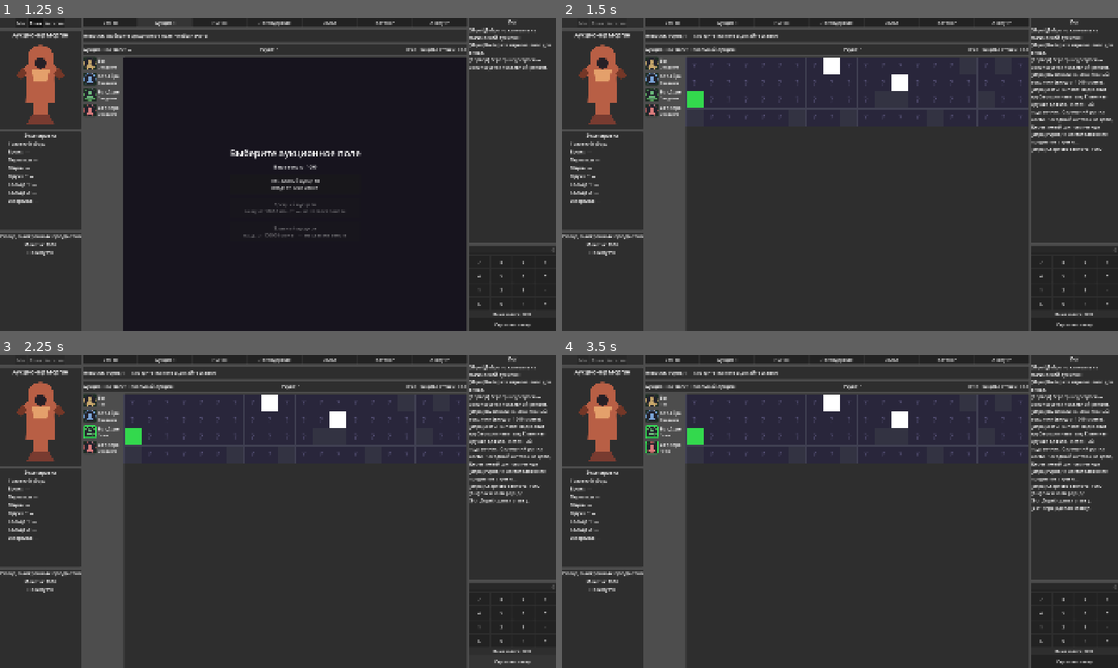
Above: before the commit, frames 1-4 (two rows, left to right).
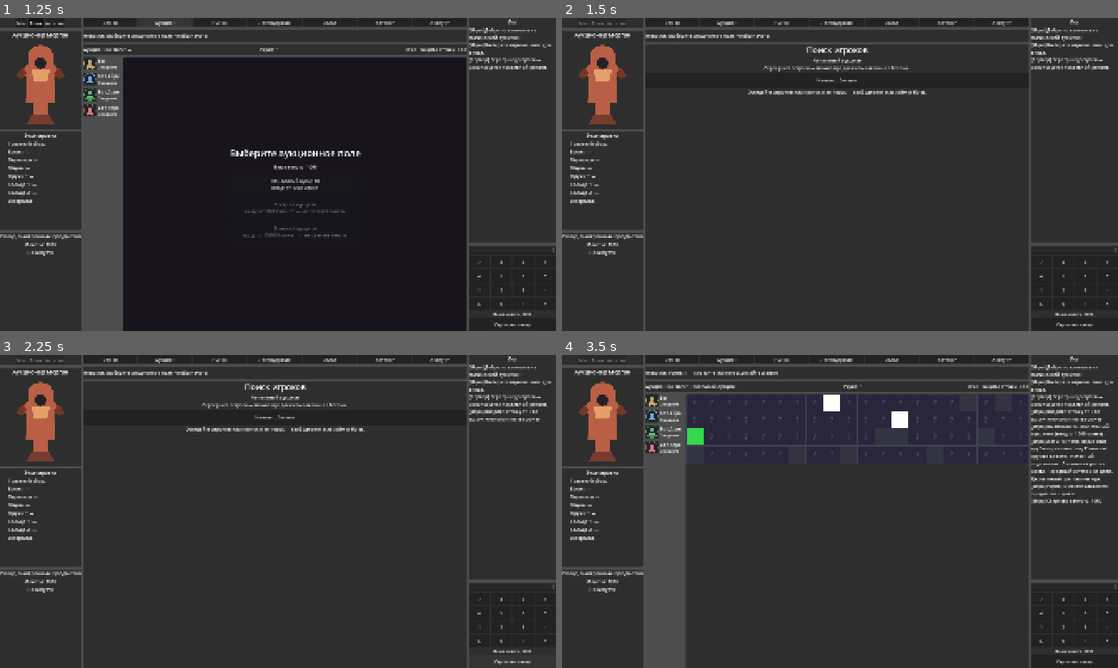
Above: after the commit, the same moments.

Repository: nogizitevoy164-beep/auction
Game: Godot game, scene res://scenes/main_ui.tscn
Same seed, same stepped clock (60 frames per second), same inputs: the game is played once before the commit and once after it.
Inputs (mouse positions are in pixels of both pictures, inside the frame that each line leads up to):
- Up to frame 1 (1.25 s): click "Аукцион" at 0.5 s
- Up to frame 2 (1.5 s): click "Начальный аукцион вход: от 10…" at 1.25 s
- Up to frame 3 (2.25 s): click "Сделать ставку" at 2 s
- Up to frame 4 (3.5 s): click (834, 417) at 2.75 s, where only the run after the commit has a clickable "Начать с ботами"

Frame 1 is identical in both runs. In frame 2, 13% of the frame differs, in the area x 15-100%, y 4-100%; in frame 3, 13%; in frame 4, 1.6%.

Commit message:
Add matchmaking queue and zero bids

Diff:
--- a/scripts/bots_controller.gd
+++ b/scripts/bots_controller.gd
@@ -34,7 +34,7 @@
 
 
 ## Ставка бота в текущем раунде.
-## Возвращает сумму ставки (0 — пас), всегда в пределах gold.
+## Возвращает сумму ставки (0 допустимо), всегда в пределах gold.
 static func bot_bid(estimate: int, round: int, gold: int,
 		aggression: float, rng: RandomNumberGenerator) -> int:
 	if estimate <= 0 or gold <= 0:
--- a/scripts/main_ui.gd
+++ b/scripts/main_ui.gd
@@ -115,6 +115,10 @@
 var _server_client: Node
 var _server_connected: bool = false
 var _server_player_id: int = 0
+var _matchmaking_timer: Timer
+var _matchmaking_tier: int = -1
+var _matchmaking_status_label: Label
+var _matchmaking_active: bool = false
 
 # ==================== ИГРОКИ И БОТЫ ====================
 ## Имена ботов (текущий игрок — «Вы», всегда верхняя иконка).
@@ -140,6 +144,11 @@
 	_setup_calc()
 	_server_client = ServerClientS.new()
 	add_child(_server_client)
+	_matchmaking_timer = Timer.new()
+	_matchmaking_timer.wait_time = 2.0
+	_matchmaking_timer.one_shot = false
+	_matchmaking_timer.timeout.connect(_poll_matchmaking)
+	add_child(_matchmaking_timer)
 	call_deferred("_sync_with_server")
 
 
@@ -1162,12 +1171,100 @@
 	main_hbox.visible = true
 	game_field.visible = true
 	game_field_panel.visible = true
+	_matchmaking_tier = tier
+	_matchmaking_active = true
+	_show_matchmaking_view(info)
+
+
+func _show_matchmaking_view(info: Dictionary) -> void:
+	_round_timer.stop()
+	round_info_panel.visible = false
+	field_hbox.visible = false
+	_central_view_host.visible = true
+	var box := _replace_central_box()
+	var title := Label.new()
+	title.text = "Поиск игроков"
+	title.horizontal_alignment = HORIZONTAL_ALIGNMENT_CENTER
+	title.add_theme_font_size_override("font_size", 28)
+	box.add_child(title)
+	var field_label := Label.new()
+	field_label.text = String(info.get("title", "Аукцион"))
+	field_label.horizontal_alignment = HORIZONTAL_ALIGNMENT_CENTER
+	box.add_child(field_label)
+	_matchmaking_status_label = Label.new()
+	_matchmaking_status_label.text = "Подключение к очереди игроков..."
+	_matchmaking_status_label.horizontal_alignment = HORIZONTAL_ALIGNMENT_CENTER
+	_matchmaking_status_label.autowrap_mode = TextServer.AUTOWRAP_WORD_SMART
+	box.add_child(_matchmaking_status_label)
+	var skip := Button.new()
+	skip.text = "Начать с ботами"
+	skip.custom_minimum_size = Vector2(300, 52)
+	skip.pressed.connect(_skip_matchmaking)
+	box.add_child(skip)
+	var hint := Label.new()
+	hint.text = "Ожидайте игроков или пропустите поиск — свободные места займут боты."
+	hint.horizontal_alignment = HORIZONTAL_ALIGNMENT_CENTER
+	hint.autowrap_mode = TextServer.AUTOWRAP_WORD_SMART
+	box.add_child(hint)
+	if _server_connected:
+		var result: Dictionary = await _server_client.join_matchmaking(_matchmaking_tier)
+		if not _matchmaking_active:
+			return
+		if result.get("ok", false):
+			_update_matchmaking_status(result.get("data", {}))
+			if String(result.get("data", {}).get("status", "")) == "started":
+				_start_auction_after_matchmaking()
+				return
+		else:
+			_matchmaking_status_label.text = "Не удалось войти в очередь. Можно начать с ботами."
+		_matchmaking_timer.start()
+	else:
+		_matchmaking_status_label.text = "Сервер недоступен — можно продолжить локально с ботами."
+
+
+func _update_matchmaking_status(data: Dictionary) -> void:
+	if _matchmaking_status_label == null:
+		return
+	var waiting := int(data.get("waitingPlayers", data.get("humanPlayers", 1)))
+	var capacity := int(data.get("capacity", 4))
+	_matchmaking_status_label.text = "Готовы к игре: %d из %d\nДругие игроки могут присоединиться к этому полю." % [waiting, capacity]
+
+
+func _poll_matchmaking() -> void:
+	if not _matchmaking_active or not _server_connected:
+		return
+	var result: Dictionary = await _server_client.get_matchmaking_status(_matchmaking_tier)
+	if not _matchmaking_active or not result.get("ok", false):
+		return
+	var data: Dictionary = result.get("data", {})
+	_update_matchmaking_status(data)
+	if bool(data.get("ready", false)) or String(data.get("status", "")) == "started":
+		_start_auction_after_matchmaking()
+
+
+func _skip_matchmaking() -> void:
+	if not _matchmaking_active:
+		return
+	if _server_connected:
+		var result: Dictionary = await _server_client.skip_matchmaking(_matchmaking_tier)
+		if result.get("ok", false):
+			var data: Dictionary = result.get("data", {})
+			add_log("[Игра] Поиск пропущен: игроков %d, ботов %d." % [int(data.get("humanPlayers", 1)), int(data.get("bots", 3))])
+		else:
+			add_log("[Игра] Поиск пропущен, свободные места займут боты.")
+	_start_auction_after_matchmaking()
+
+
+func _start_auction_after_matchmaking() -> void:
+	if not _matchmaking_active:
+		return
+	_matchmaking_active = false
+	_matchmaking_timer.stop()
+	var info: Dictionary = GameData.FIELD_TIERS[_matchmaking_tier]
 	_show_central_view("auction")
-	# Боты тоже вошли на это поле — их золото не ниже порога входа.
-	for i: int in range(1, players.size()):
-		players[i].gold = maxi(players[i].gold, min_gold)
+	_round_timer.stop()
 	auction_field_name = String(info["title"])
-	add_log("[Игра] Вы вошли на «%s» (вход от %d монет)." % [auction_field_name, min_gold])
+	add_log("[Игра] Вы вошли на «%s» (вход от %d монет)." % [auction_field_name, int(info["min_gold"])])
 	_place_tier_items(int(info["lot_count"]))
 	_auction_settled = false
 	_auction_finished = false
@@ -1628,13 +1725,13 @@
 		var p: PlayerDataS = players[i]
 		if _round_bids_visible:
 			var previous_bid: int = int(_revealed_round_bids.get(p.id, 0))
-			bid_label.text = "Ставка: %d" % previous_bid if previous_bid > 0 else "Пас"
+			bid_label.text = "Ставка: %d" % previous_bid
 		else:
-			if p.last_bid > 0:
+			if p.has_acted:
 				bid_label.text = "Готов"
 			else:
-				bid_label.text = "Пас" if p.has_acted else "Ожидание"
-		_set_bid_frame(avatar, p.last_bid > 0)
+				bid_label.text = "Ожидание"
+		_set_bid_frame(avatar, p.has_acted)
 	calc_gold_label.text = "Ваше золото: %d" % players[0].gold
 
 
@@ -1678,7 +1775,7 @@
 	if bot.last_bid > 0:
 		add_log("[%s] сделал ставку." % bot.player_name)
 	else:
-		add_log("[%s] пасует в этом раунде" % bot.player_name)
+		add_log("[%s] сделал ставку: 0." % bot.player_name)
 	_update_player_labels()
 	if _check_early_victory(bot.id):
 		return
@@ -1780,17 +1877,17 @@
 	if _auction_finished:
 		add_log("[Игра] Аукцион уже завершён")
 		return
-	if player.last_bid > 0:
+	if player.has_acted:
 		add_log("[Игра] Вы уже сделали ставку в этом раунде")
 		return
 	var value := _calc_result()
 	if value < 0:
-		add_log("[Игра] Введите ставку или оставьте 0 для паса")
+		add_log("[Игра] Введите ставку от 0 до доступного количества монет")
 		return
 	if value == 0:
 		player.last_bid = 0
 		player.has_acted = true
-		add_log("[Вы] пас в этом раунде")
+		add_log("[Вы] сделали ставку: 0.")
 		_update_player_labels()
 		_check_all_bid()
 		return
--- a/scripts/player_data.gd
+++ b/scripts/player_data.gd
@@ -12,9 +12,9 @@
 var gold: int = 0
 ## Путь к аватарке (res://icons/player_N.svg).
 var avatar_path: String = ""
-## Последняя ставка в текущем раунде (0 — пас).
+## Последняя ставка в текущем раунде (0 — допустимая нулевая ставка).
 var last_bid: int = 0
-## Решение в текущем раунде принято: ставка или пас.
+## Решение в текущем раунде принято: ставка, в том числе нулевая.
 var has_acted: bool = false
 ## Оценка стоимости лота ботом по открытым клеткам поля.
 var last_estimate: int = 0
--- a/scripts/server_client.gd
+++ b/scripts/server_client.gd
@@ -172,6 +172,25 @@
 		HTTPClient.METHOD_POST, {})
 
 
+func join_matchmaking(tier: int) -> Dictionary:
+	return await _request_json("/api/v1/matchmaking/join", HTTPClient.METHOD_POST,
+		{"tier": tier})
+
+
+func get_matchmaking_status(tier: int) -> Dictionary:
+	return await _request_json("/api/v1/matchmaking/status?tier=%d" % tier)
+
+
+func skip_matchmaking(tier: int) -> Dictionary:
+	return await _request_json("/api/v1/matchmaking/skip", HTTPClient.METHOD_POST,
+		{"tier": tier})
+
+
+func leave_matchmaking(tier: int) -> Dictionary:
+	return await _request_json("/api/v1/matchmaking/leave", HTTPClient.METHOD_POST,
+		{"tier": tier})
+
+
 func _request_json(path: String, method: HTTPClient.Method = HTTPClient.METHOD_GET,
 		payload: Dictionary = {}) -> Dictionary:
 	var request := HTTPRequest.new()
